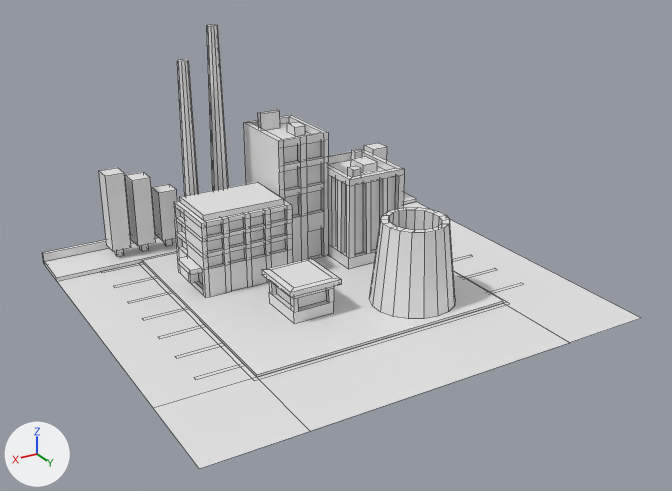
An edit to the OBJ model res/models/factories/smelter.obj, drawn before and after from the same camera.
Camera for both pictures: a 50 mm lens placed at (36.5, 68.2, 36.6), pointed at (-1.5, 4.9, 5.0). Every picture has the same lights, and +X, +Y and +Z are marked at lower left. Mesh edges are drawn as thin lines. Where no turn or scale is listed for an object, it has been applied to the vertices. Vertices at the same position are counted once.

The first picture shows 'fabryka_huta'.
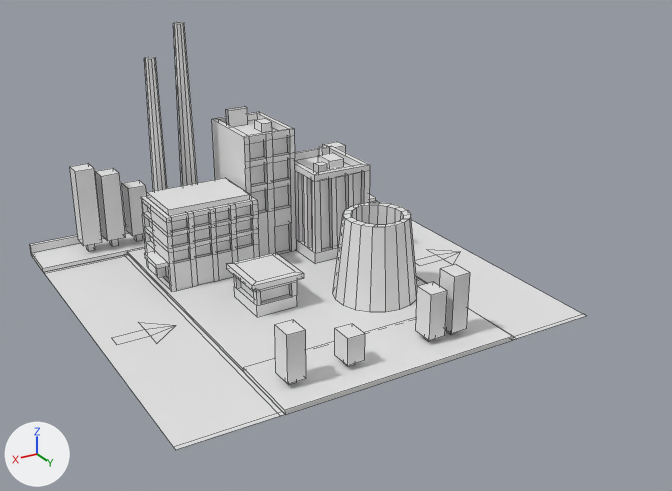
Edits to the bpy script that builds the scene:
```text
Change me_fabryka_huta:
    remove me_fabryka_huta.from_pydata(...)  # 782 vertices, 618 faces; spans x -21.5..18.7, y -15.5..21.5, z 0.0..21.9
    add me_fabryka_huta.from_pydata(...)  # 822 vertices, 666 faces; spans x -17.8..19.2, y -18.1..18.9, z 0.0..21.9
    me_fabryka_huta part 1: the loose piece of 250 vertices spanning x -0.2..9.6, y -6.7..-0.5, z 0.2..7.2 is moved by (2.1, -2.7, 0.0)
    me_fabryka_huta part 2: the loose piece of 84 vertices spanning x -5.3..-0.2, y -9.9..-2.9, z 0.2..12.5 is moved by (2.1, -2.7, 0.0)
    me_fabryka_huta part 3: the loose piece of 64 vertices spanning x -11.3..-5.3, y -6.2..0.8, z 0.2..9.1 is moved by (2.1, -2.7, 0.0)
    me_fabryka_huta part 4: the loose piece of 20 vertices spanning x 1.8..3.5, y -10.4..-8.7, z 0.1..21.9 is moved by (2.1, -2.7, 0.0)
    me_fabryka_huta part 5: the loose piece of 20 vertices spanning x 4.9..6.3, y -10.4..-8.9, z 0.1..19.0 is moved by (2.1, -2.7, 0.0)
    me_fabryka_huta part 6: the loose piece of 72 vertices spanning x -10.5..-3.1, y 5.2..12.8, z 0.2..7.7 is moved by (2.1, -2.7, 0.0)
    me_fabryka_huta part 7: the loose piece of 8 vertices spanning x 0.4..8.1, y -6.2..-1.0, z 7.2..7.7 is moved by (2.1, -2.7, 0.0)
    me_fabryka_huta part 8: the loose piece of 8 vertices spanning x -3.3..-1.3, y -9.1..-8.5, z 11.9..13.5 is moved by (2.1, -2.7, 0.0)
    me_fabryka_huta part 9: the loose piece of 8 vertices spanning x -4.3..-3.2, y -6.8..-5.3, z 11.9..12.7 is moved by (2.1, -2.7, 0.0)
    me_fabryka_huta part 10: the loose piece of 44 vertices spanning x -0.1..4.7, y 2.9..8.0, z 0.2..3.4 is moved by (2.1, -2.7, 0.0)
    me_fabryka_huta part 11: the loose piece of 8 vertices spanning x -10.2..-9.4, y -5.4..-4.7, z 8.0..9.5 is moved by (2.1, -2.7, 0.0)
    me_fabryka_huta part 12: the loose piece of 8 vertices spanning x -10.2..-8.6, y -4.2..-2.0, z 8.3..9.1 is moved by (2.1, -2.7, 0.0)
    me_fabryka_huta part 13: the loose piece of 8 vertices spanning x -7.3..-6.4, y -1.3..-0.3, z 8.2..9.4 is moved by (2.1, -2.7, 0.0)
    me_fabryka_huta part 14: a new loose piece, a box spanning x -9.67..11.08, y -13.68..12.23, z 0.0..0.24
    me_fabryka_huta part 15: a new loose piece, a box spanning x -17.82..19.22, y -18.15..-17.75, z 0.0..1.17
    me_fabryka_huta part 16: the loose piece of 8 vertices spanning x -18.2..-16.4, y -14.0..-12.1, z 1.2..6.6 is moved by (3.7, -2.7, 0.0)
    me_fabryka_huta part 17: the loose piece of 8 vertices spanning x 9.2..9.9, y -13.4..-12.7, z 0.4..1.4 is moved by (-0.4, -2.7, 0.0)
    me_fabryka_huta part 18: the loose piece of 8 vertices spanning x 6.2..7.9, y -14.0..-12.1, z 1.2..6.2 is moved by (2.1, -2.7, 0.0)
    me_fabryka_huta part 19: the loose piece of 8 vertices spanning x 11.7..12.4, y -13.4..-12.7, z 0.4..1.4 is moved by (-0.4, -2.7, 0.0)
    me_fabryka_huta part 20: the loose piece of 8 vertices spanning x 8.7..10.5, y -14.0..-12.1, z 1.2..7.9 is moved by (2.1, -2.7, 0.0)
    me_fabryka_huta part 21: the loose piece of 8 vertices spanning x 6.7..7.4, y -13.4..-12.7, z 0.4..1.4 is moved by (7.0, -2.7, 0.0)
    me_fabryka_huta part 22: the loose piece of 8 vertices spanning x 11.1..12.9, y -14.0..-12.1, z 1.2..8.8 is moved by (2.0, -2.7, 0.0)
    me_fabryka_huta part 23: a new loose piece, a box spanning x -4.5..-2.9, y 14.8..16.7, z 0.8..4.8
    me_fabryka_huta part 24: a new loose piece, a box spanning x -6.7..-5.1, y 14.8..16.7, z 0.8..5.8
    me_fabryka_huta part 25: the loose piece of 17 vertices spanning x -21.5..18.7, y -15.1..21.5, z 0.0..0.4 is rebuilt with 14 vertices and now spans x -17.8..19.2, y -17.8..18.9, z 0.0..0.4
    me_fabryka_huta part 26: 27 vertices removed from x -21.5..18.7, y -15.5..13.8, z 0.0..1.2; 70 vertices added at x -17.8..19.2, y -13.7..18.9, z 0.0..4.9
```

Where the change shows, as pixel boxes (x1, y1, x2, y2) in the pictures (672 x 491 px; the box of a moved part takes in the faces that stretch with it):
'fabryka_huta', reshaped (7% narrower)
    before: (42, 25, 641, 469)
    after: (30, 22, 586, 450)
part 1 of me_fabryka_huta, moved or reshaped
    before: (174, 200, 293, 297)
    after: (141, 195, 259, 291)
part 2 of me_fabryka_huta, moved or reshaped
    before: (244, 115, 329, 262)
    after: (212, 112, 296, 256)
part 3 of me_fabryka_huta, moved or reshaped
    before: (328, 149, 404, 269)
    after: (295, 146, 370, 263)
part 4 of me_fabryka_huta, moved or reshaped
    before: (207, 25, 229, 190)
    after: (173, 22, 197, 186)
part 5 of me_fabryka_huta, moved or reshaped
    before: (178, 60, 199, 196)
    after: (144, 57, 167, 191)
part 6 of me_fabryka_huta, moved or reshaped
    before: (369, 207, 455, 319)
    after: (333, 203, 417, 312)
part 7 of me_fabryka_huta, moved or reshaped
    before: (180, 182, 284, 220)
    after: (147, 178, 250, 215)
part 8 of me_fabryka_huta, moved or reshaped
    before: (258, 110, 280, 130)
    after: (226, 106, 248, 127)
part 9 of me_fabryka_huta, moved or reshaped
    before: (287, 122, 305, 136)
    after: (255, 118, 272, 132)
part 10 of me_fabryka_huta, moved or reshaped
    before: (262, 258, 341, 323)
    after: (226, 252, 304, 317)
part 11 of me_fabryka_huta, moved or reshaped
    before: (351, 149, 362, 159)
    after: (319, 146, 330, 155)
part 12 of me_fabryka_huta, moved or reshaped
    before: (351, 156, 377, 172)
    after: (318, 153, 344, 168)
part 13 of me_fabryka_huta, moved or reshaped
    before: (348, 166, 361, 177)
    after: (314, 162, 327, 173)
part 14 of me_fabryka_huta, added
    after: (127, 248, 426, 372)
part 15 of me_fabryka_huta, added
    after: (30, 225, 129, 256)
part 16 of me_fabryka_huta, moved or reshaped
    before: (364, 143, 387, 160)
    after: (323, 142, 346, 152)
part 17 of me_fabryka_huta, moved or reshaped
    before: (140, 244, 149, 251)
    after: (134, 234, 143, 241)
part 18 of me_fabryka_huta, moved or reshaped
    before: (152, 184, 177, 241)
    after: (122, 180, 147, 236)
part 19 of me_fabryka_huta, moved or reshaped
    before: (115, 249, 124, 257)
    after: (110, 239, 119, 246)
part 20 of me_fabryka_huta, moved or reshaped
    before: (125, 172, 156, 246)
    after: (95, 168, 126, 241)
part 21 of me_fabryka_huta, moved or reshaped
    before: (164, 239, 173, 246)
    after: (86, 244, 95, 251)
part 22 of me_fabryka_huta, moved or reshaped
    before: (99, 168, 131, 251)
    after: (70, 164, 102, 246)
part 23 of me_fabryka_huta, added
    after: (416, 282, 447, 341)
part 24 of me_fabryka_huta, added
    after: (440, 265, 470, 334)
